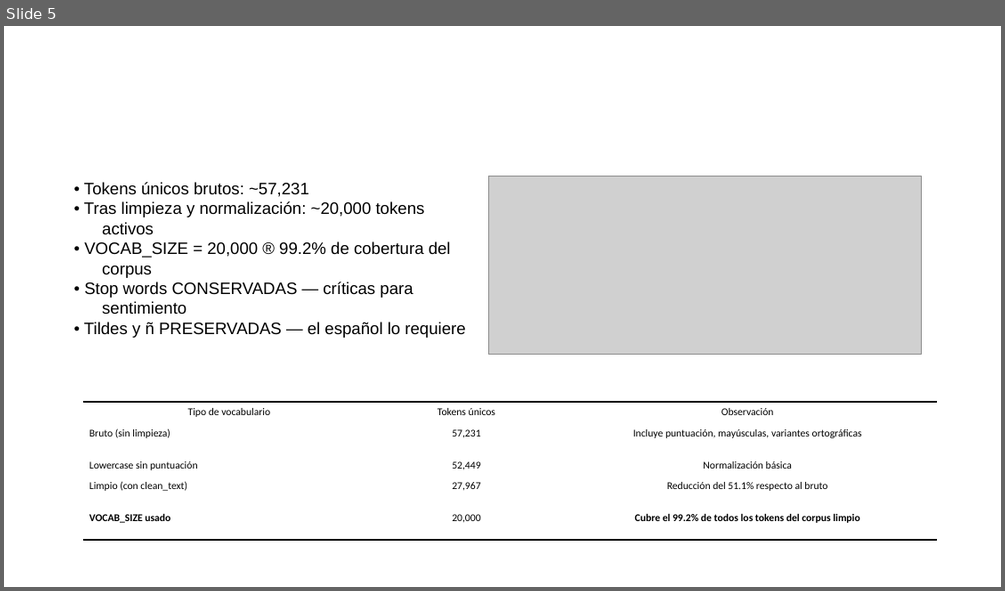
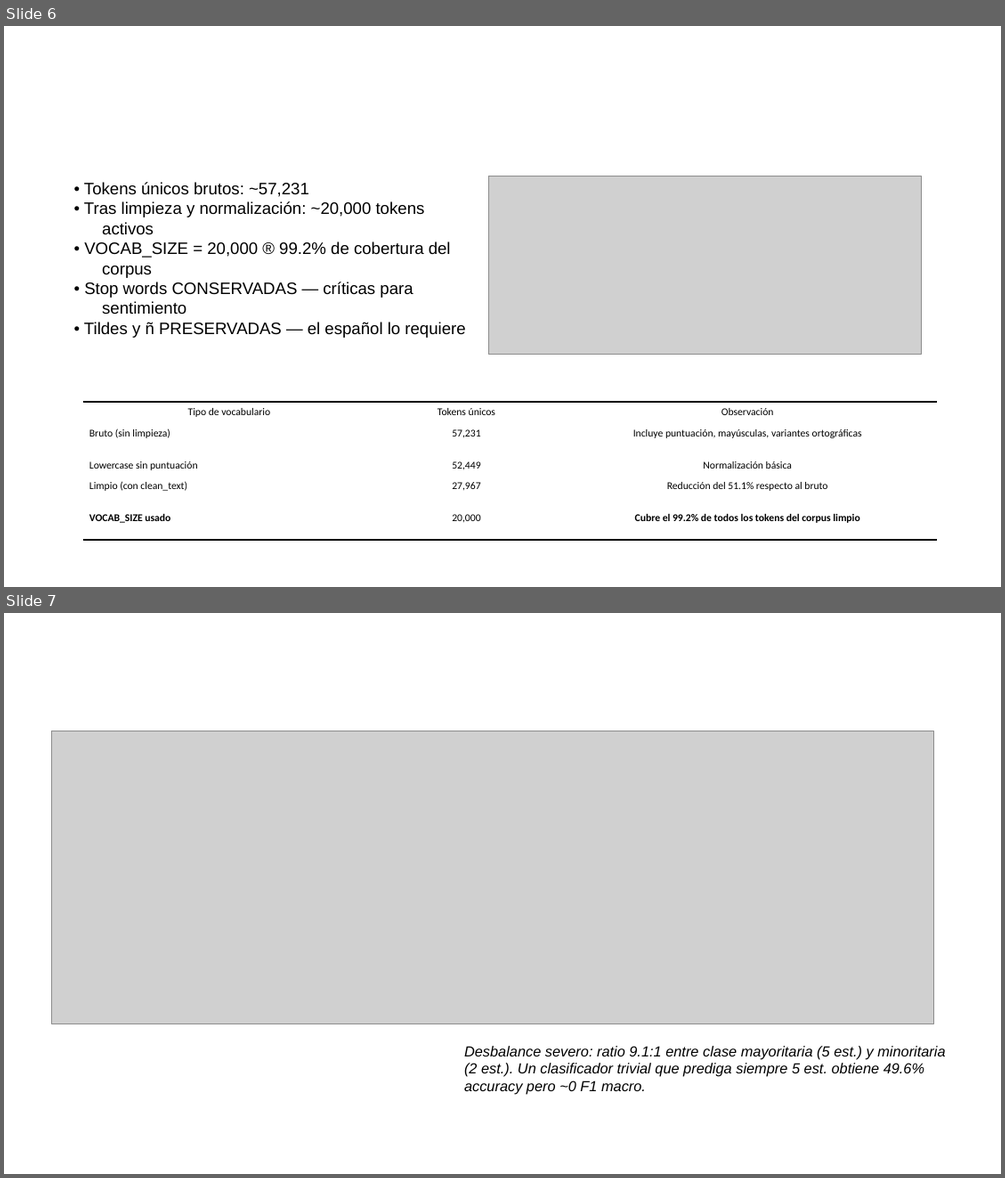
Before and after one commit to JuanSe1796/Proyecto_Deep_Learning_Final, a slide deck: docs/PROYECTO DEEP LEARNING.pptx. Shown one above the other, each under a label of ours: slide 5 before the commit, slides 6 and 7 after it. The pictures are 1005x591 and 1005x1178 pixels, drawn with LibreOffice and Linux fonts; fonts in the diff are those of the drawing; grey boxes stand for pictures; background and template pictures are left out. Boxes give left, top, right and bottom in pixels: in the first picture for what was removed or moved away, otherwise in the second. Text is boxed around its words. In the diff, an @@ line names an element or a change of style, - is before the commit and + after.

```diff
--- a/docs/PROYECTO DEEP LEARNING.pptx
+++ b/docs/PROYECTO DEEP LEARNING.pptx
@@ slide 7 added at <box>4,613,1001,1174</box>, background picture (left out) @@
@@ text added at <box>114,661,699,706</box>, 30 pt, text #FFFFFF, bold @@
+Dataset – Distribución de Clases
@@ picture added at <box>52,731,933,1023</box> @@
@@ text added at <box>464,1046,945,1094</box>, 14 pt, text #000000, italic @@
+Desbalance severo: ratio 9.1:1 entre clase mayoritaria (5 est.) y minoritaria (2 est.). Un clasificador trivial que prediga siempre 5 est. obtiene 49.6% accuracy pero ~0 F1 macro.
@@ what was slide 5 is now slide 6 @@
```
Also in this commit, not shown: 9 slides changed, 4 other slides added.
